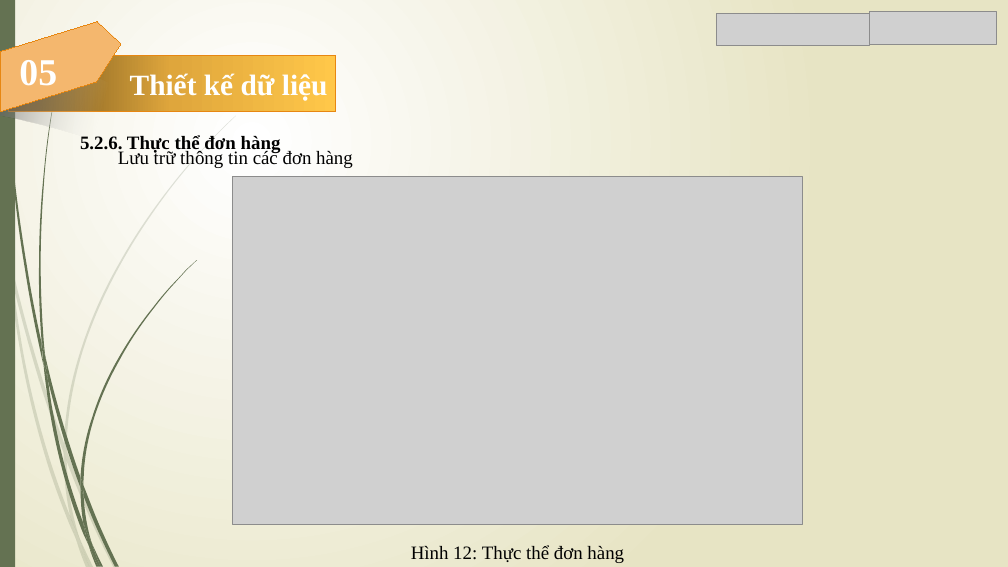
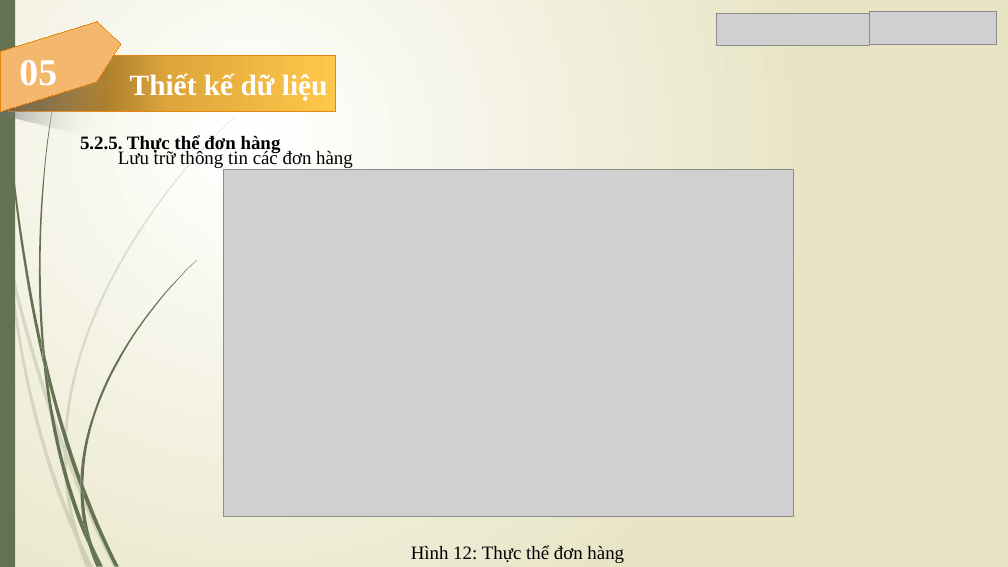
Before and after one commit to Trong-Nhan/Do_An_Ky_Cuoi, a slide deck: slide 10 of Slide Đồ Án.pptx (slide 11 before the commit). Drawn at 1008x567 pixels with LibreOffice and Linux fonts; fonts in the diff are those of the drawing; grey boxes stand for pictures. Boxes give left, top, right and bottom in pixels: in the first picture for what was removed or moved away, otherwise in the second. Text is boxed around its words. In the diff, an @@ line names an element or a change of style, - is before the commit and + after.

```diff
--- a/Slide Đồ Án.pptx
+++ b/Slide Đồ Án.pptx
@@ text at (80,135,281,153): text changed @@
-5.2.6. Thực thể đơn hàng
+5.2.5. Thực thể đơn hàng
@@ picture: place and size @@
-picture at (232,177,802,524)
+picture at (223,169,793,516)
```
Also in this commit, not shown: 3 other slides changed, 1 slide removed.
